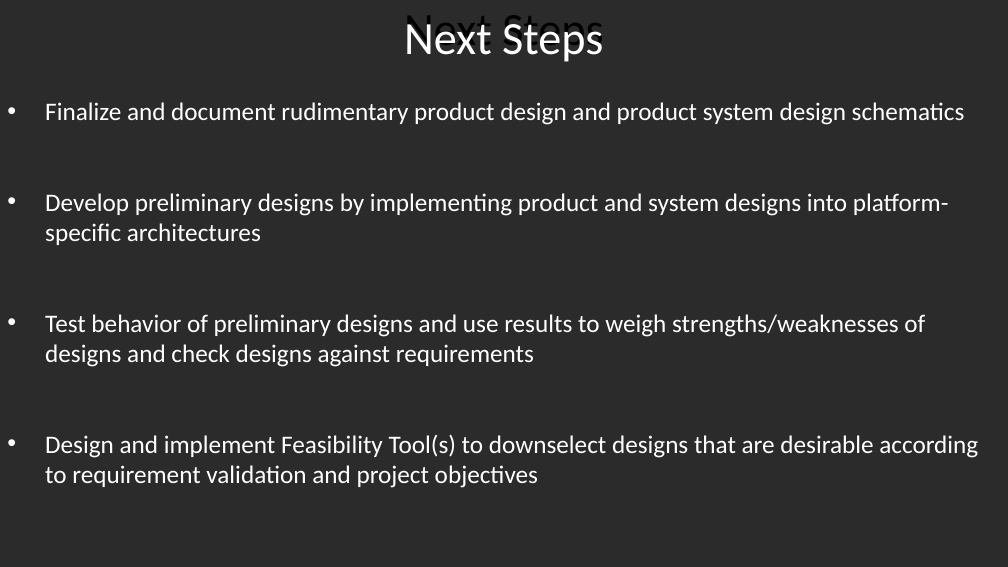
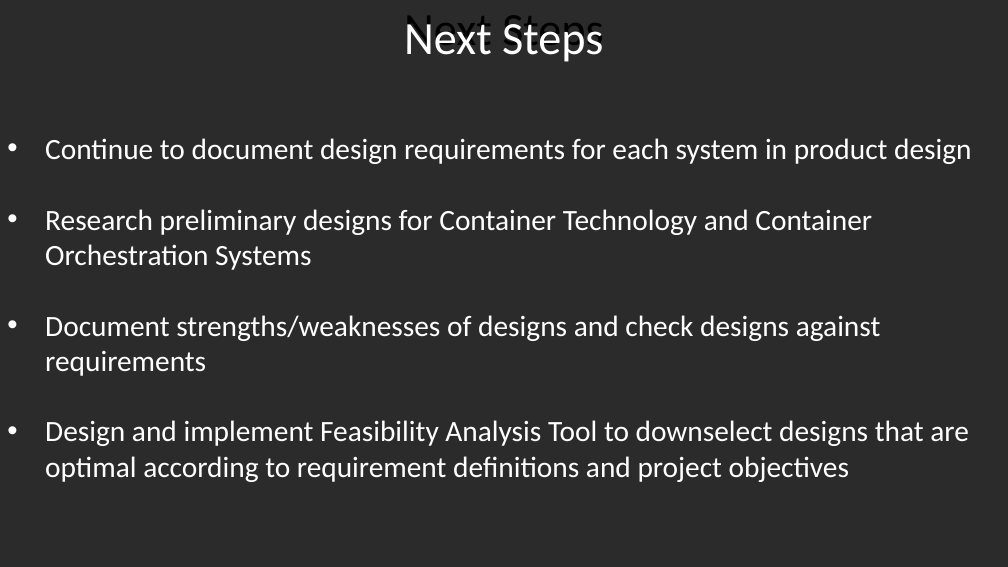
Before and after one commit to JCam98/MITgcm-solver, a slide deck: slide 9 of deliverables/product_design_overview.pptx (slide 11 before the commit). Drawn at 1008x567 pixels with LibreOffice and Linux fonts; fonts in the diff are those of the drawing; background and template pictures are left out; a plain dark background stands for a picture behind light text. Boxes give left, top, right and bottom in pixels: in the first picture for what was removed or moved away, otherwise in the second. Text is boxed around its words. In the diff, an @@ line names an element or a change of style, - is before the commit and + after.

Commit message:
updated product_design_overview project_requirements feasibility_analysis and GUI_Design_SM_0.1

```diff
--- a/deliverables/product_design_overview.pptx
+++ b/deliverables/product_design_overview.pptx
@@ text at bbox=[45, 138, 972, 482]: text changed; size 24 to 28 pt @@
-• Finalize and document rudimentary product design and product system design schematics
-• Develop preliminary designs by implementing product and system designs into platform-specific architectures
-• Test behavior of preliminary designs and use results to weigh strengths/weaknesses of designs and check designs against requirements
-• Design and implement Feasibility Tool(s) to downselect designs that are desirable according to requirement validation and project objectives
+• Continue to document design requirements for each system in product design
+• Research preliminary designs for Container Technology and Container Orchestration Systems
+• Document strengths/weaknesses of designs and check designs against requirements
+• Design and implement Feasibility Analysis Tool to downselect designs that are optimal according to requirement definitions and project objectives
```
Also in this commit, not shown: 2 other slides changed, 4 slides added, 6 slides removed, 32 other files.
